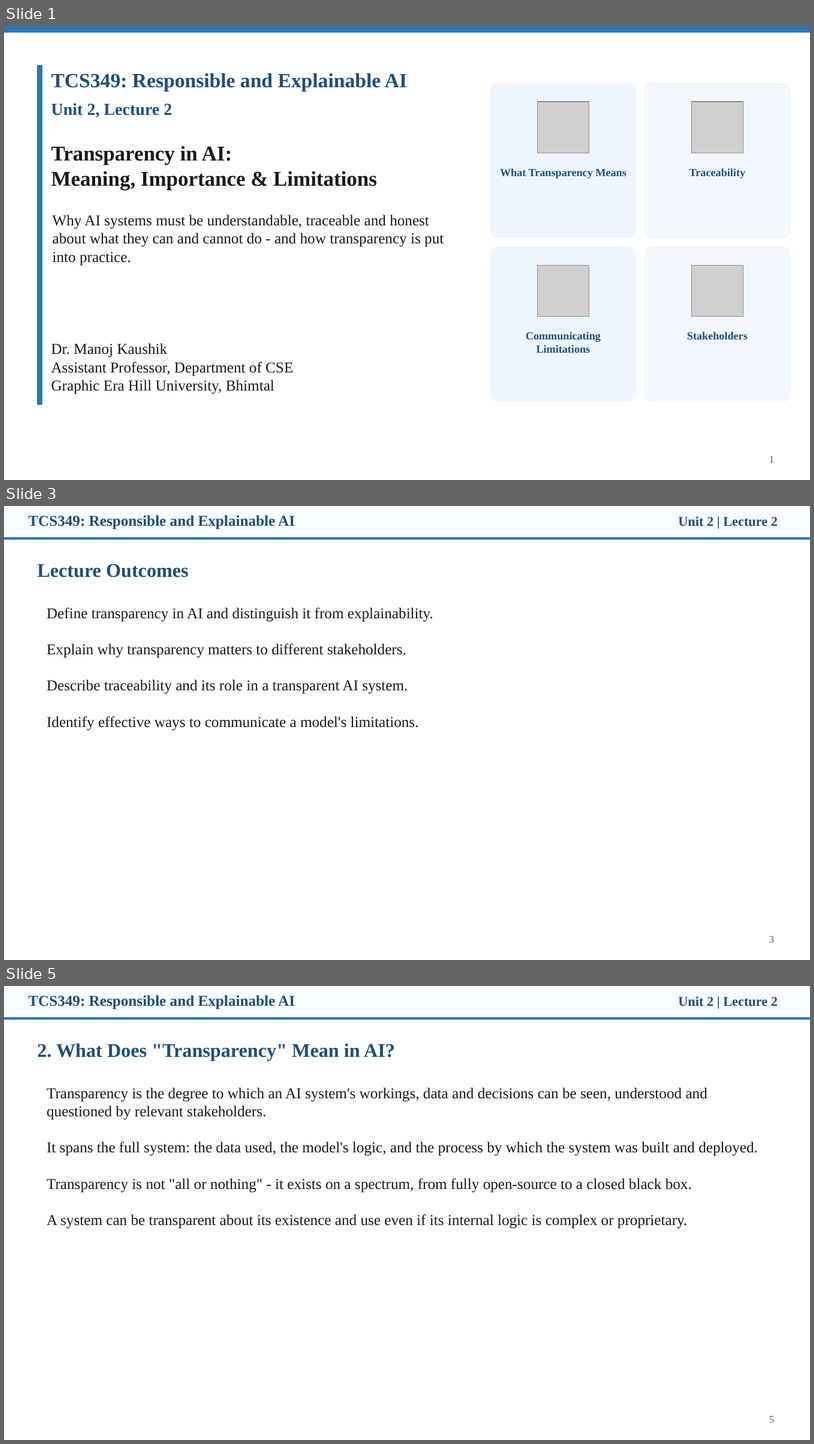
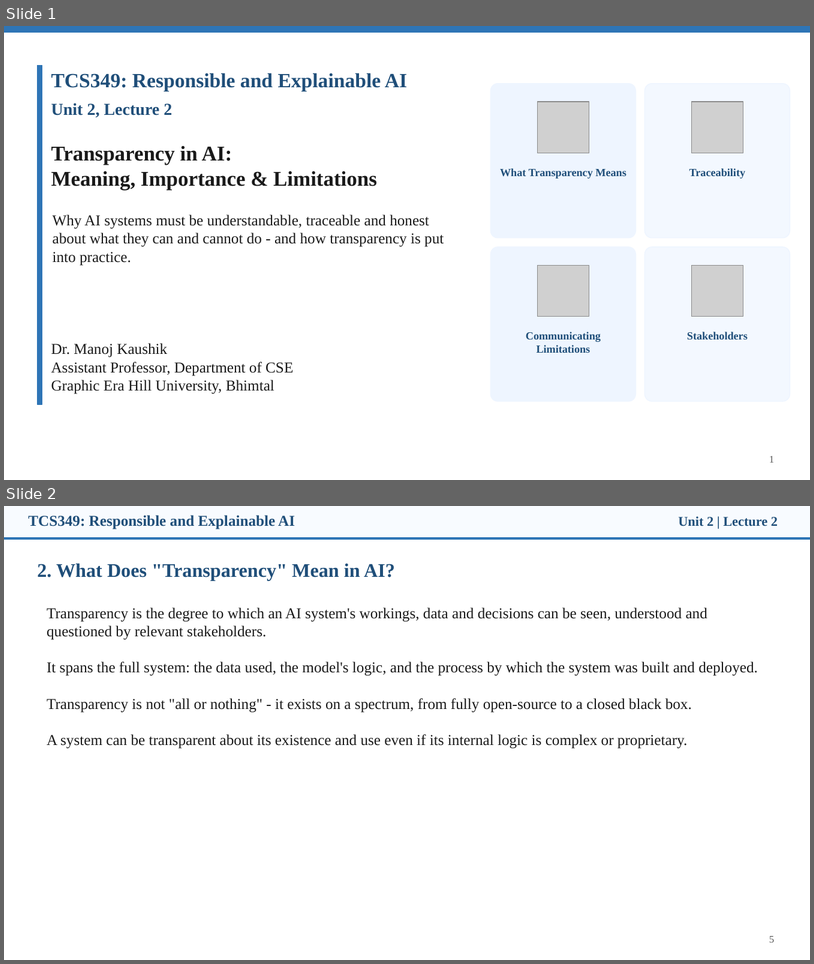
Before and after one commit to manojkaushik/manojkaushik.github.io, a slide deck: assets/TCS349/Unit-2/Lecture2_Transparency_in_AI.pptx. Shown one above the other, each under a label of ours: slides 1, 3 and 5 before the commit, slides 1 and 2 after it; the slides between them are not shown. The pictures are 814x1444 and 814x964 pixels, drawn with LibreOffice and Linux fonts; fonts in the diff are those of the drawing; grey boxes stand for pictures. Boxes give left, top, right and bottom in pixels: in the first picture for what was removed or moved away, otherwise in the second. Text is boxed around its words. In the diff, an @@ line names an element or a change of style, - is before the commit and + after.

```diff
--- a/assets/TCS349/Unit-2/Lecture2_Transparency_in_AI.pptx
+++ b/assets/TCS349/Unit-2/Lecture2_Transparency_in_AI.pptx
@@ slide 3 removed at bbox=[4, 506, 810, 960], background #FFFFFF @@
@@ rectangle removed at bbox=[4, 506, 810, 539] @@
@@ text removed at bbox=[28, 515, 295, 529] @@
-TCS349: Responsible and Explainable AI
@@ text removed at bbox=[678, 516, 778, 526] @@
-Unit 2 | Lecture 2
@@ rectangle removed at bbox=[4, 537, 810, 539] @@
@@ text removed at bbox=[37, 564, 189, 577] @@
-Lecture Outcomes
@@ text removed at bbox=[47, 607, 434, 730] @@
-Define transparency in AI and distinguish it from explainability.
-Explain why transparency matters to different stakeholders.
-Describe traceability and its role in a transparent AI system.
-Identify effective ways to communicate a model's limitations.
@@ text removed at bbox=[770, 936, 774, 942] @@
-3
@@ what was slide 5 is now slide 2 @@
```
Also in this commit, not shown: 4 other slides removed, 15 other files.
